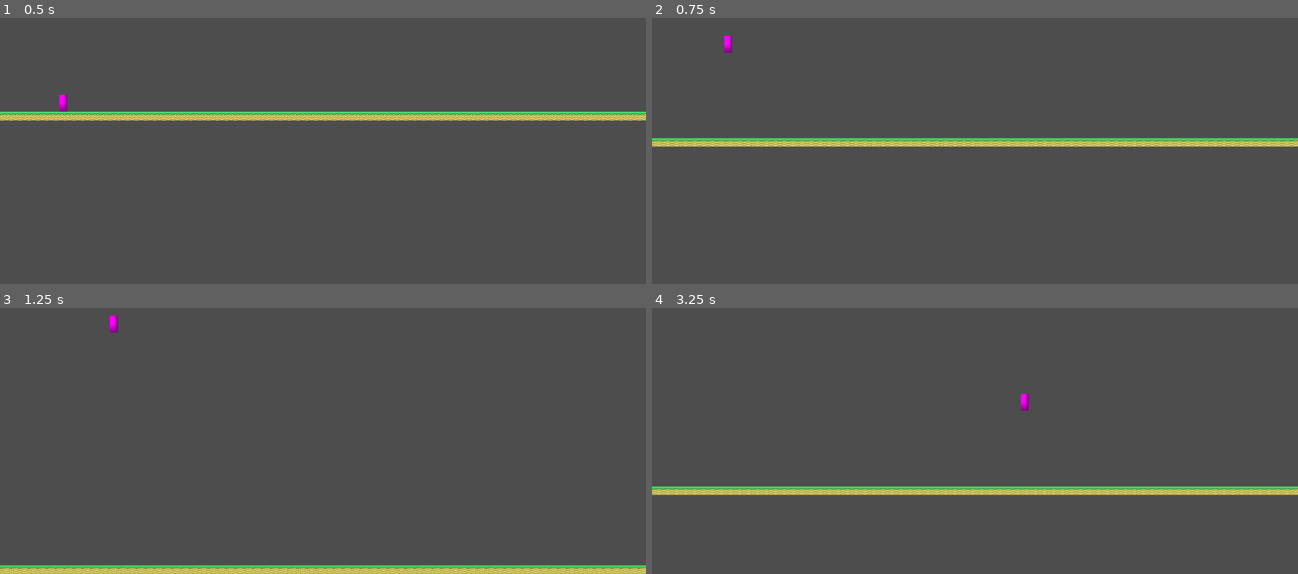
Above: before the commit, frames 1-4 (two rows, left to right).
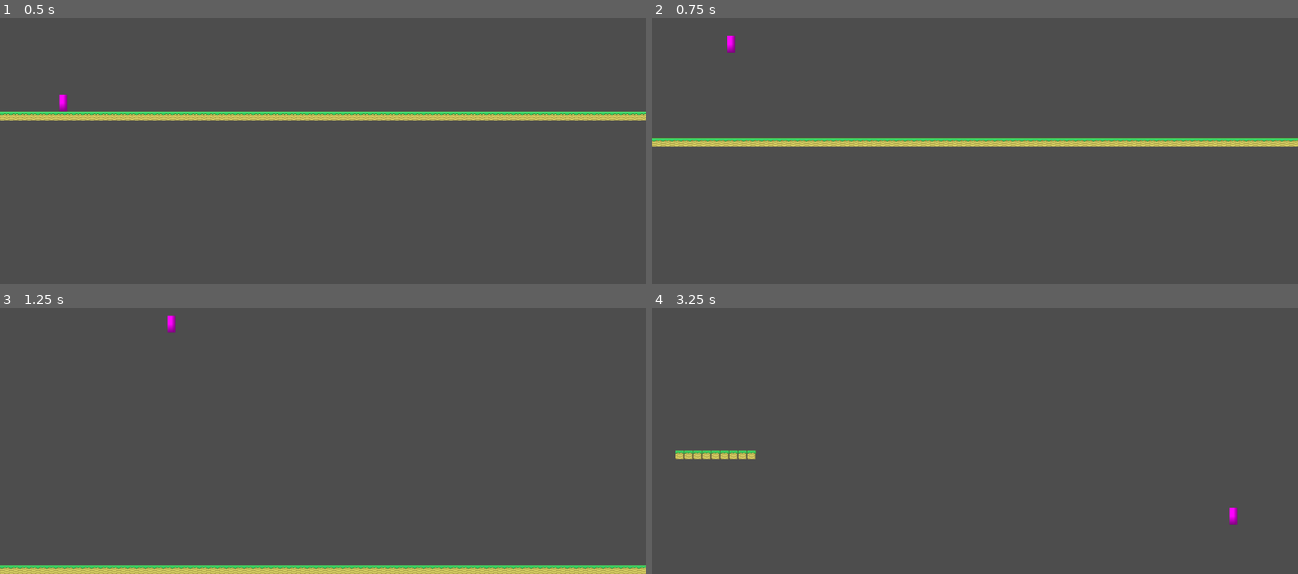
Above: after the commit, the same moments.

Repository: zhao1306/Antigame-Platformer
Game: Godot game, scene res://node_2d.tscn
The game is run twice, just before and just after one commit, with the same random seed, the same clock (stepped at 60 frames per second) and the same inputs.
Inputs:
- Up to frame 1 (0.5 s): no input
- Up to frame 2 (0.75 s): tap Enter (ui_accept) at 0.5 s; hold Right (ui_right) from 0.53 s (still down); tap J at 0.6 s
- Up to frame 3 (1.25 s): keep holding Right (ui_right); tap Enter (ui_accept) at 0.77 s
- Up to frame 4 (3.25 s): tap K at 1.35, 2.85 s; tap Enter (ui_accept) at 1.52, 3.02 s; release Right (ui_right) at 2.03 s; hold Left (ui_left) 2.03-2.78 s; tap J at 2.1 s; hold Right (ui_right) from 2.78 s (still down)

Frame 1 is identical in both runs. In frame 2, less than 0.1% of the frame differs, in the area x 11-13%, y 6-14%; in frame 3, 0.2%; in frame 4, 4.0%, in the area x 0-100%, y 32-82%.

Commit message:
movement fix, clamping on ground

Diff:
--- a/player.gd
+++ b/player.gd
@@ -94,12 +94,9 @@
 	_update_max_speed()
 
 func _update_max_speed():
-	# Max speed scales with time state
-	if time_manager:
-		var time_scale = time_manager.get_time_scale()
-		current_max_speed = max_speed * time_scale
-	else:
-		current_max_speed = max_speed
+	# Max speed does NOT scale with time_scale - only acceleration scales
+	# This ensures consistent distance traveled across time states
+	current_max_speed = max_speed
 
 func _on_time_state_changed(_new_state: int):
 	# Conserve horizontal momentum when time state changes
@@ -148,36 +145,42 @@
 	elif left_hold:
 		direction = -1.0
 
-	# Momentum gathering - only accelerate if below max speed
-	# Both acceleration and max speed scale with time state for consistent feel
+	# Momentum gathering - acceleration scales with time_scale, but max speed does not
+	# On ground: clamp to max speed (don't retain momentum above cap)
+	# In air: retain momentum (don't clamp)
 	if direction != 0.0:
 		if direction > 0:  # Moving right
-			if velocity.x < current_max_speed or directional_snap:
-				if directional_snap:
-					velocity.x = current_max_speed
-				else:
-					# Scale acceleration by time_scale to match scaled max speed
-					velocity.x += acceleration * scaled_delta
+			if directional_snap:
+				velocity.x = current_max_speed
+			else:
+				# Scale acceleration by time_scale (but max speed stays constant)
+				velocity.x += acceleration * scaled_delta
+				# Clamp to max speed only if on ground
+				if is_on_floor():
 					velocity.x = min(velocity.x, current_max_speed)
-			# If already at or above max speed, momentum is retained
 		else:  # Moving left
-			if velocity.x > -current_max_speed or directional_snap:
-				if directional_snap:
-					velocity.x = -current_max_speed
-				else:
-					# Scale acceleration by time_scale to match scaled max speed
-					velocity.x -= acceleration * scaled_delta
+			if directional_snap:
+				velocity.x = -current_max_speed
+			else:
+				# Scale acceleration by time_scale (but max speed stays constant)
+				velocity.x -= acceleration * scaled_delta
+				# Clamp to max speed only if on ground
+				if is_on_floor():
 					velocity.x = max(velocity.x, -current_max_speed)
-			# If already at or above max speed, momentum is retained
 	else:
 		# No input - retain momentum in air, decelerate on ground
 		if is_on_floor():
-			# Decelerate on ground (scale by time_scale for consistency)
+			# On ground: clamp to max speed and decelerate
 			if not directional_snap:
 				_decelerate(scaled_delta)
+				# Clamp to max speed after deceleration
+				if velocity.x > current_max_speed:
+					velocity.x = current_max_speed
+				elif velocity.x < -current_max_speed:
+					velocity.x = -current_max_speed
 			else:
 				velocity.x = 0
-		# In air: momentum is retained (no deceleration) - this is the key mechanic!
+		# In air: momentum is retained (no deceleration, no clamping) - this is the key mechanic!
 
 	# --- Gravity (scales with time state) ---
 	if velocity.y > 0:
@@ -228,6 +231,13 @@
 		is_jumping = false
 		coyote_active = false
 		jump_was_pressed = false
+
+		# On ground: instantly clamp velocity to max speed cap
+		# This ensures momentum above cap is lost when landing
+		if velocity.x > current_max_speed:
+			velocity.x = current_max_speed
+		elif velocity.x < -current_max_speed:
+			velocity.x = -current_max_speed
 
 	# Move the player
 	move_and_slide()
